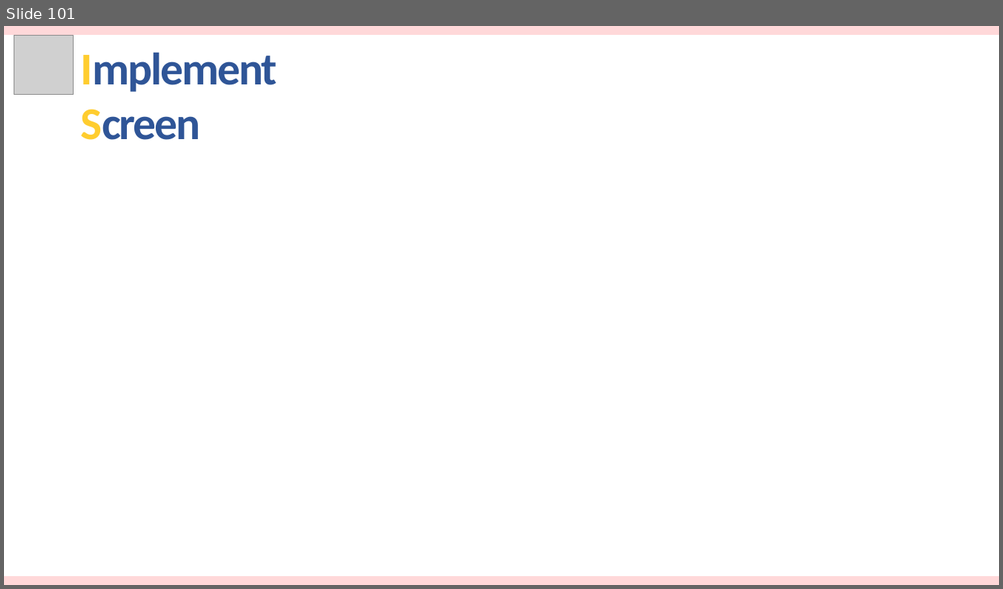
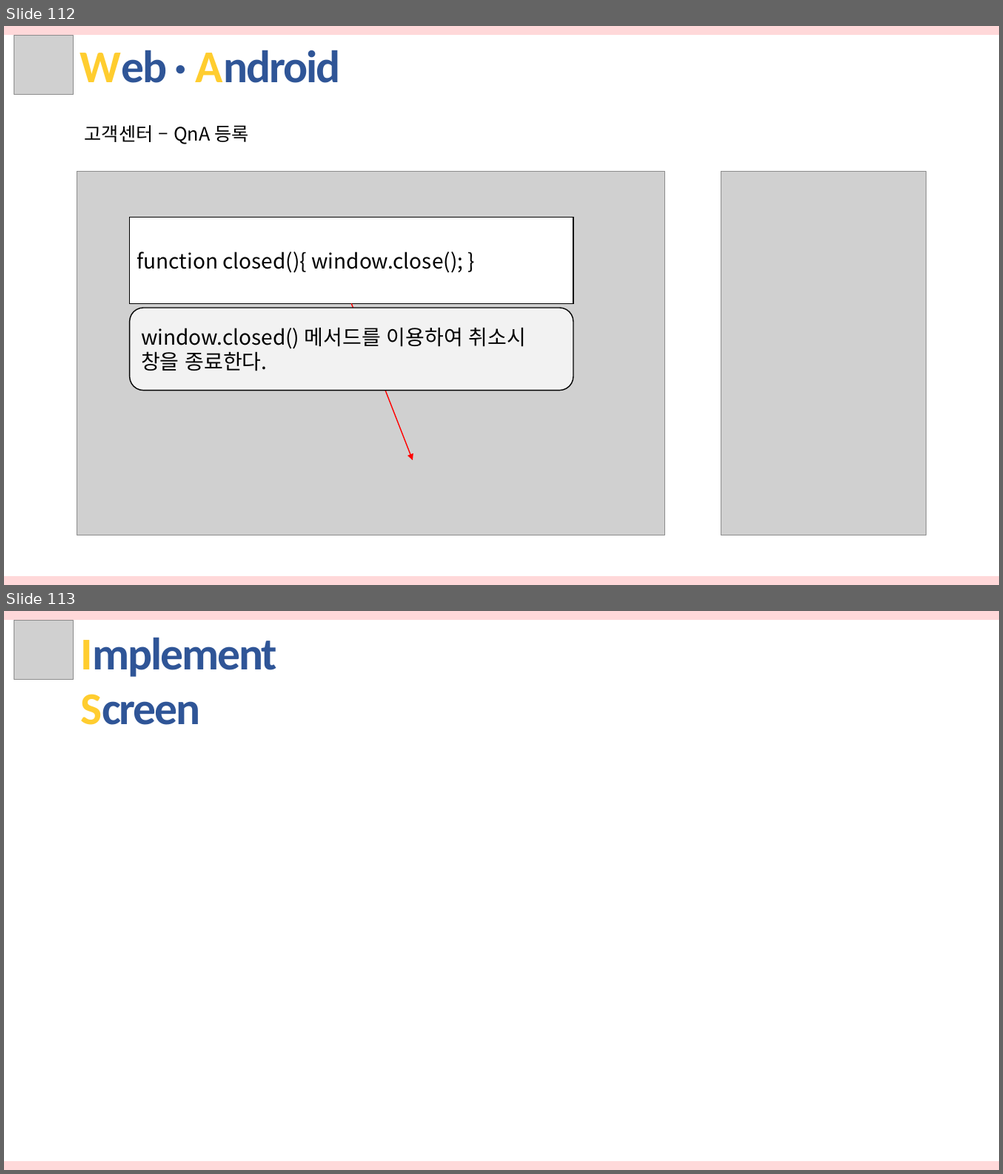
Before and after one commit to hhsw07/ezen-academy-projects, a slide deck: 발표자료/3차/반려동물관리서비스.pptx. Shown one above the other, each under a label of ours: slide 101 before the commit, slides 112 and 113 after it. The pictures are 1003x589 and 1003x1174 pixels, drawn with LibreOffice and Linux fonts; fonts in the diff are those of the drawing; grey boxes stand for pictures. Boxes give left, top, right and bottom in pixels: in the first picture for what was removed or moved away, otherwise in the second. Text is boxed around its words. In the diff, an @@ line names an element or a change of style, - is before the commit and + after.

```diff
--- a/발표자료/3차/반려동물관리서비스.pptx
+++ b/발표자료/3차/반려동물관리서비스.pptx
@@ slide 112 added at box(4, 26, 999, 585), background #FFFFFF @@
@@ rectangle added at box(4, 26, 999, 35), fill #FFD8D9 @@
@@ picture added at box(14, 36, 74, 95) @@
@@ text added at box(80, 50, 340, 83), 44 pt, text #2F5597, bold @@
+Web · Android
@@ text added at box(85, 125, 248, 144), 18 pt, text #000000 @@
+고객센터 – QnA 등록
@@ picture added at box(77, 172, 664, 536) @@
@@ picture added at box(721, 172, 926, 536) @@
@@ rectangle added at box(129, 217, 573, 304), fill #FFFFFF, outline #000000 1 pt, 20 pt, text #000000 @@
+function closed(){ window.close(); }
@@ rounded rectangle added at box(129, 308, 573, 391), fill #F2F2F2, outline #000000 1 pt, 20 pt, text #000000 @@
+window.closed() 메서드를 이용하여 취소시 창을 종료한다.
@@ arrow added from (352, 304) to (413, 461), #FF0000 1 pt @@
@@ rectangle added at box(4, 577, 999, 585), fill #FFD8D9 @@
@@ what was slide 101 is now slide 113 @@
```
Also in this commit, not shown: 11 other slides added.
